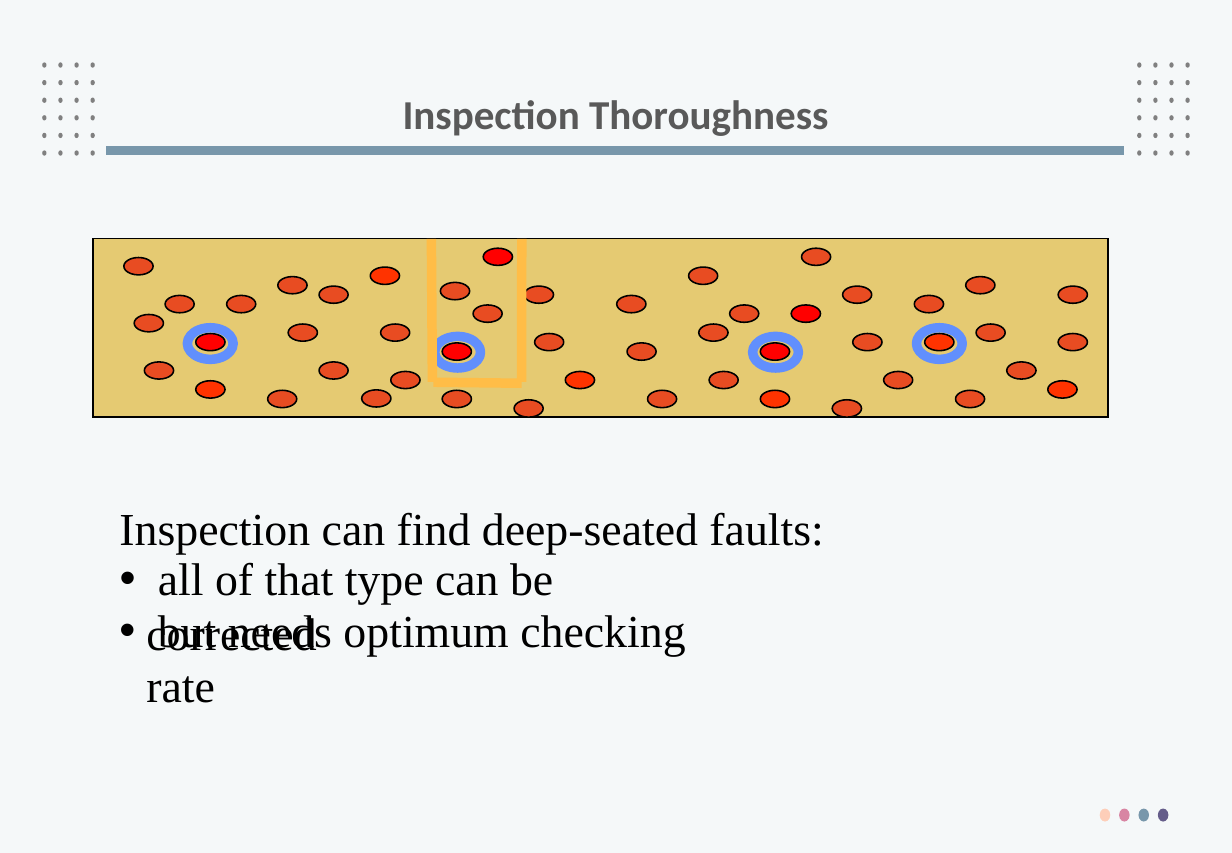
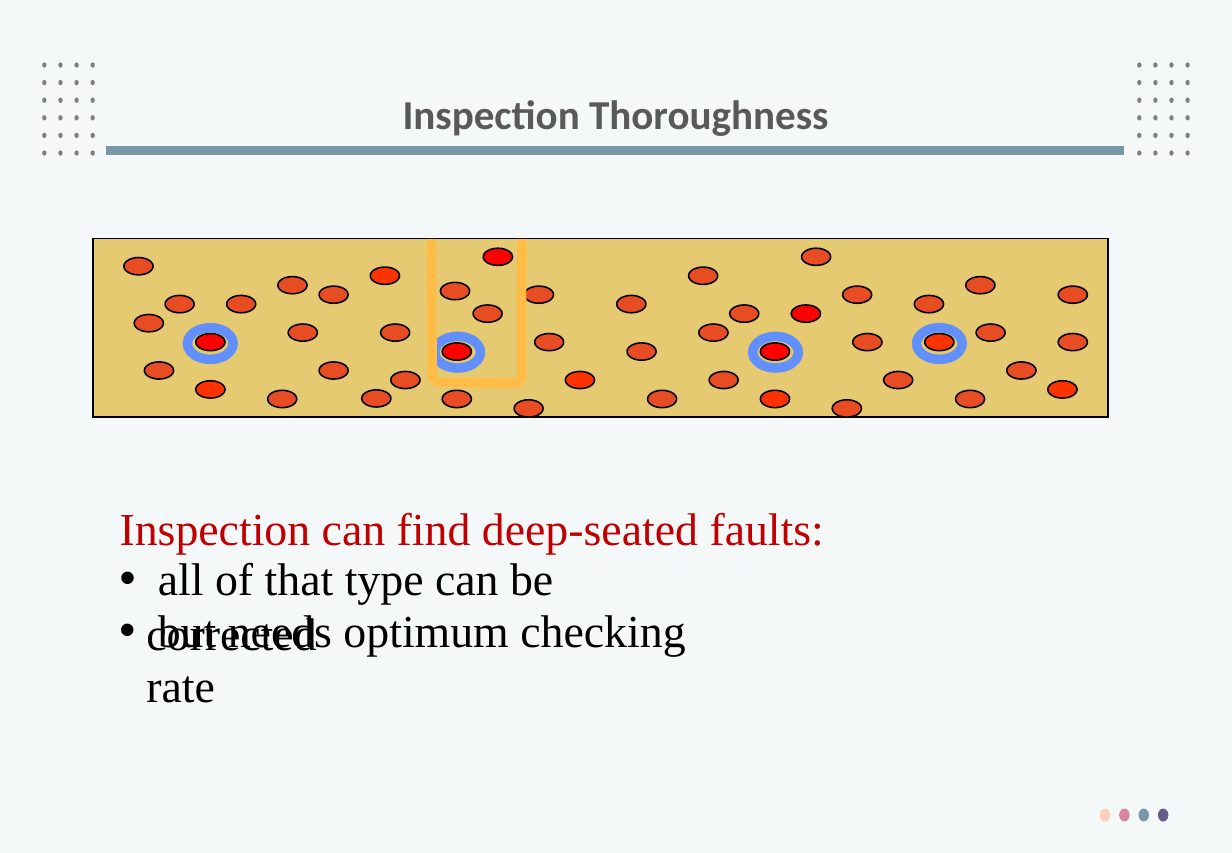
Before and after one commit to PhanManh2003/Specialization, a slide deck: slide 53 of 24_fall/SWT301/Slide 2018/SWT3_tim.pptx. Drawn at 1232x853 pixels with LibreOffice and Linux fonts; fonts in the diff are those of the drawing; background and template pictures are left out. Boxes give left, top, right and bottom in pixels: in the first picture for what was removed or moved away, otherwise in the second. Text is boxed around its words. In the diff, an @@ line names an element or a change of style, - is before the commit and + after.

```diff
--- a/24_fall/SWT301/Slide 2018/SWT3_tim.pptx
+++ b/24_fall/SWT301/Slide 2018/SWT3_tim.pptx
@@ text "Inspection can find deep-seated faults:" at <box>120,512,824,554</box>: text colour #000000 to #C00000 @@
```
Also in this commit, not shown: 30 other slides changed, 2 other files.
